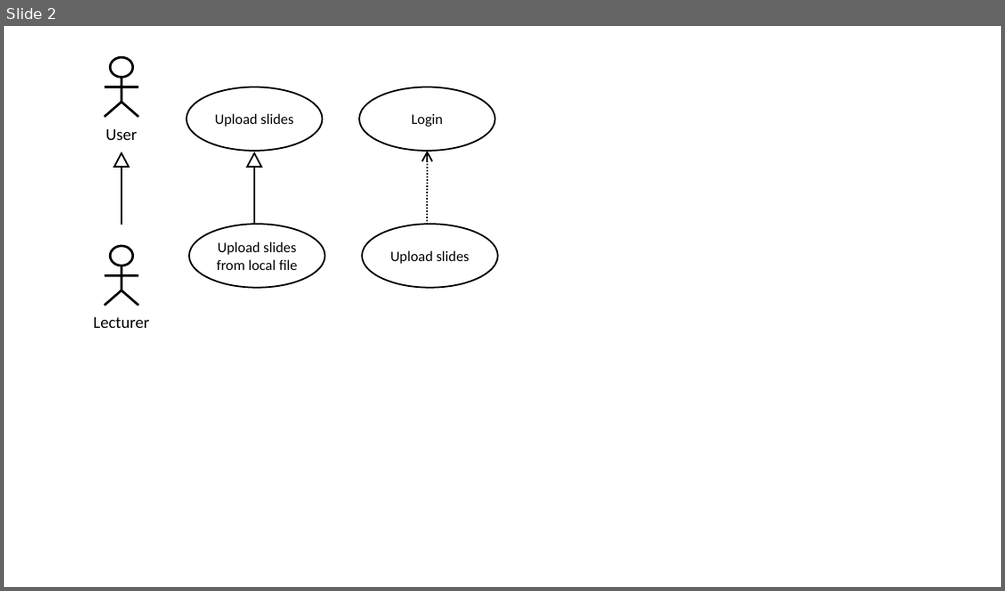
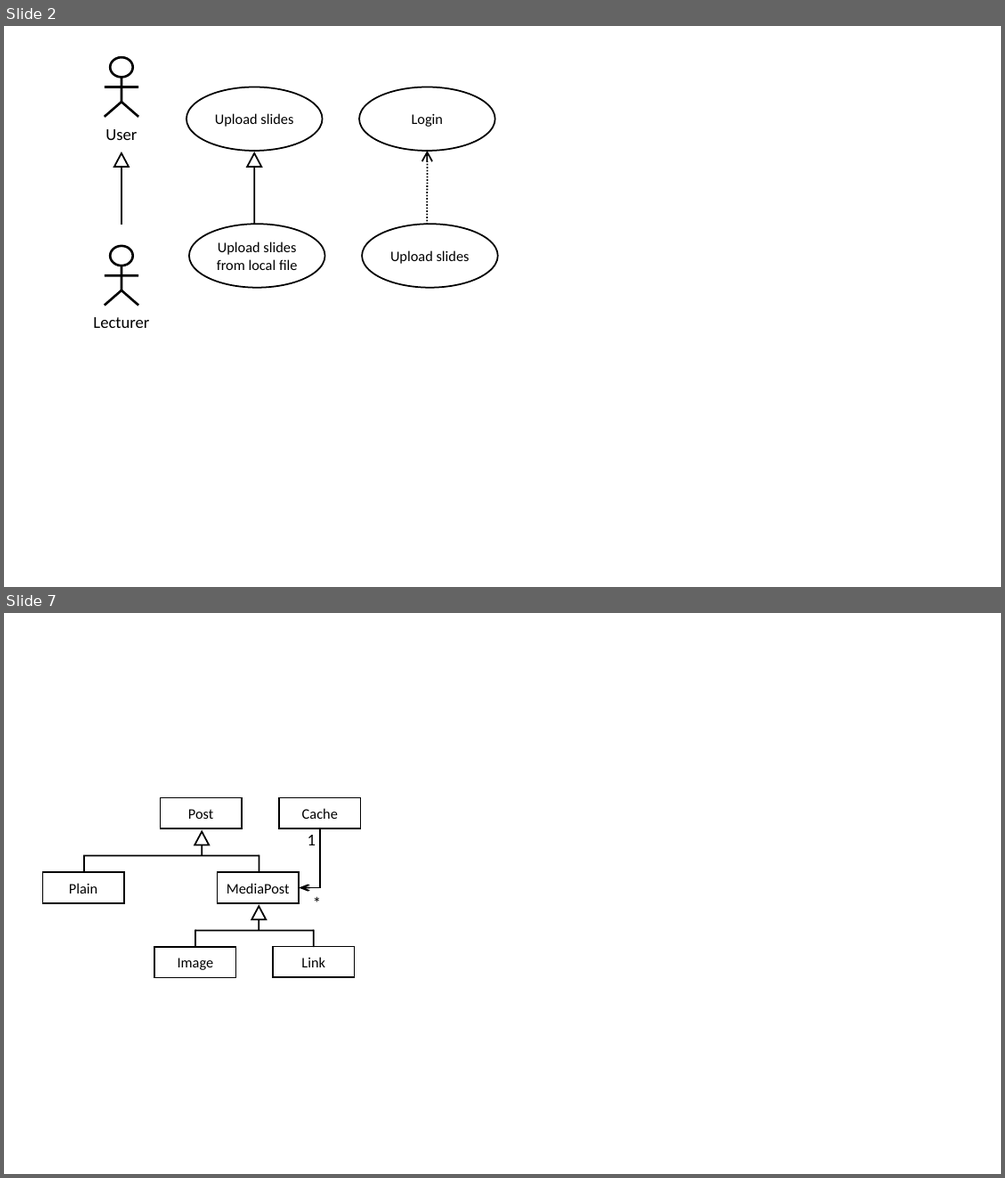
Before and after one commit to tpetricek/teaching, a slide deck: software-engineering/slides/uml.pptx. Shown one above the other, each under a label of ours: slide 2 before the commit, slides 2 and 7 after it; the slides between them are not shown. The pictures are 1005x591 and 1005x1178 pixels, drawn with LibreOffice and Linux fonts; fonts in the diff are those of the drawing. Boxes give left, top, right and bottom in pixels: in the first picture for what was removed or moved away, otherwise in the second. Text is boxed around its words. In the diff, an @@ line names an element or a change of style, - is before the commit and + after.

```diff
--- a/software-engineering/slides/uml.pptx
+++ b/software-engineering/slides/uml.pptx
@@ slide 7 added at (4, 613, 1001, 1174), background #FFFFFF @@
@@ rectangle added at (161, 798, 242, 828), fill #FFFFFF, outline #000000 1.5 pt, 14 pt, text #000000 @@
+Post
@@ rectangle added at (279, 798, 361, 828), fill #FFFFFF, outline #000000 1.5 pt, 14 pt, text #000000 @@
+Cache
@@ triangle added at (194, 831, 209, 844), fill #FFFFFF, outline #000000 1.5 pt @@
@@ line added from (202, 856) to (202, 839), #000000 1.5 pt @@
@@ elbow arrow added from (320, 828) to (299, 887), #000000 1.5 pt @@
@@ text added at (307, 835, 316, 845), 16 pt, text #000000 @@
+1
@@ rectangle added at (43, 873, 124, 903), fill #FFFFFF, outline #000000 1.5 pt, 14 pt, text #000000 @@
+Plain
@@ line added from (83, 855) to (259, 855), #000000 1.5 pt @@
@@ line added from (84, 873) to (84, 855), #000000 1.5 pt @@
@@ rectangle added at (217, 873, 299, 903), fill #FFFFFF, outline #000000 1.5 pt, 14 pt, text #000000 @@
+MediaPost
@@ line added from (259, 873) to (259, 854), #000000 1.5 pt @@
@@ triangle added at (251, 906, 266, 919), fill #FFFFFF, outline #000000 1.5 pt @@
@@ text added at (306, 889, 324, 916), 16 pt, text #000000 @@
+*
@@ line added from (195, 947) to (195, 929), #000000 1.5 pt @@
@@ line added from (195, 930) to (314, 930), #000000 1.5 pt @@
@@ line added from (259, 930) to (259, 913), #000000 1.5 pt @@
@@ line added from (314, 947) to (314, 929), #000000 1.5 pt @@
@@ rectangle added at (154, 947, 235, 977), fill #FFFFFF, outline #000000 1.5 pt, 14 pt, text #000000 @@
+Image
@@ rectangle added at (273, 947, 355, 977), fill #FFFFFF, outline #000000 1.5 pt, 14 pt, text #000000 @@
+Link
```
Also in this commit, not shown: 4 other slides added, 23 other files.
